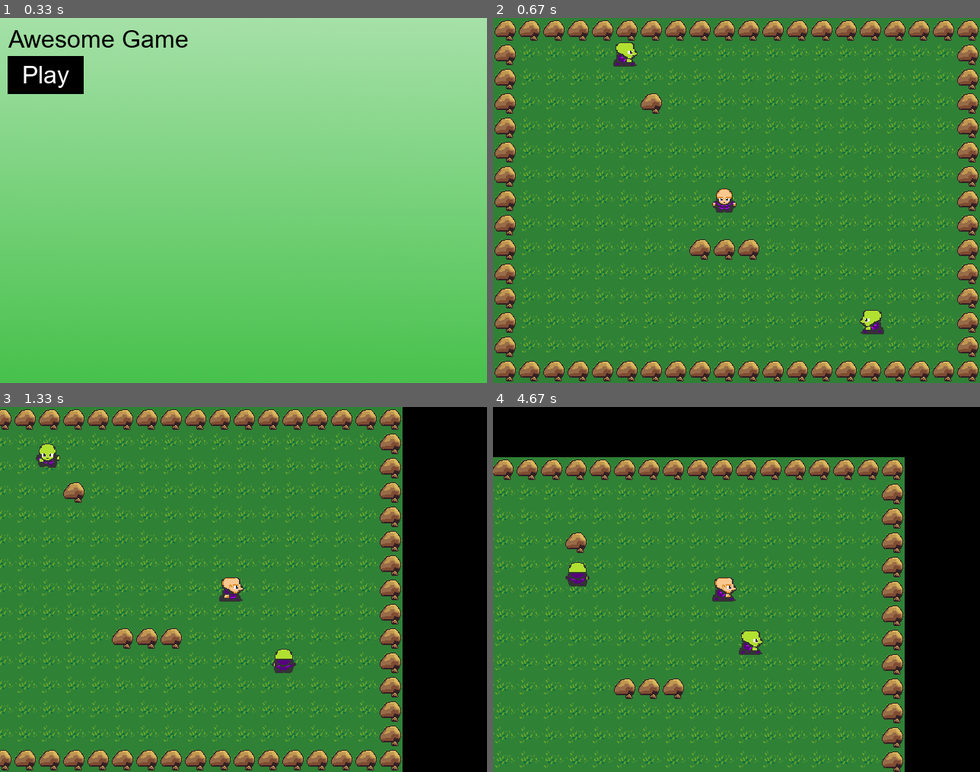
Above: before the commit, frames 1-4 (two rows, left to right).
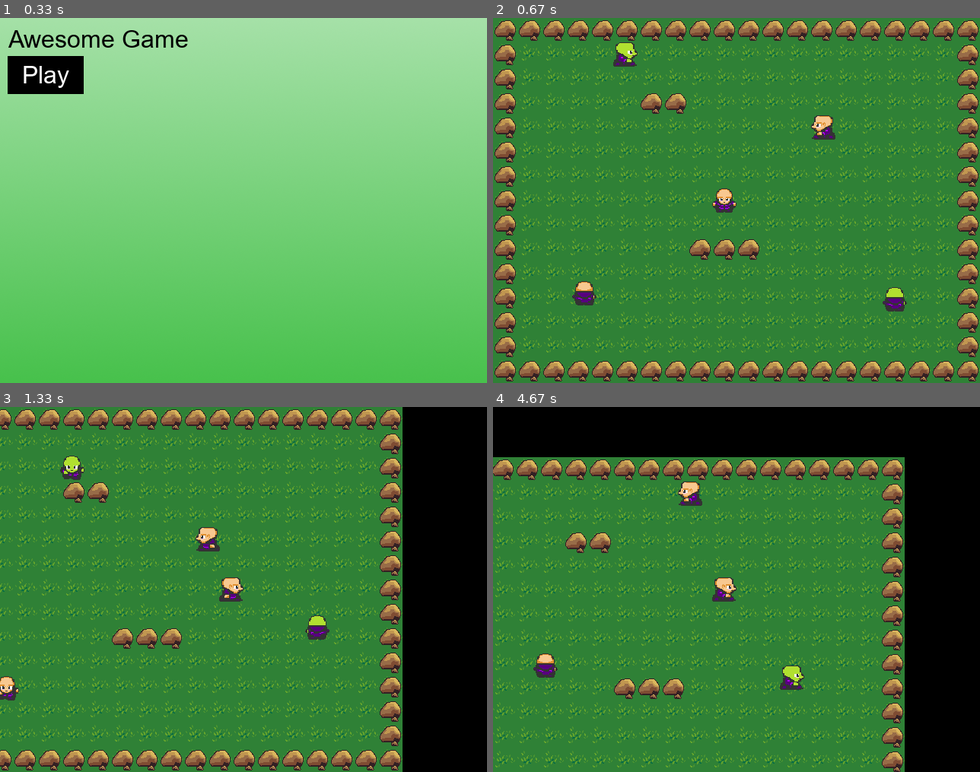
Above: after the commit, the same moments.

Repository: jonrox48/PyGame_Test_RPG
Game: pygame game, started from main.py
Two runs of this game, one before a commit and one after it. Both use one fixed random seed, a clock stepped at 60 frames per second and the inputs below.
Inputs (mouse positions are in pixels of both pictures, inside the frame that each line leads up to):
- Up to frame 1 (0.33 s): no input
- Up to frame 2 (0.67 s): click (536, 76) at 0.38 s
- Up to frame 3 (1.33 s): hold Space 0.67-1.13 s; hold Right 0.67-1.13 s; move the mouse to (224, 604) at 0.7 s; hold Right from 1.17 s (still down)
- Up to frame 4 (4.67 s): release Right at 1.63 s; hold Up 1.67-1.97 s; hold Right 2-2.47 s; hold Left 2.5-3.03 s; hold Down 3.07-3.37 s; tap Space at 3.4 s; hold Left 3.73-4.13 s; hold Up 4.17-4.53 s; hold Right from 4.57 s (still down)

Frame 1 is identical in both runs. In frame 2, 1.2% of the frame differs, in the area x 16-85%, y 20-87%; in frame 3, 1.6%, in the area x 0-68%, y 10-81%; in frame 4, 1.5%.

Commit message:
Added NPC inheritence
Created an NPC inheritance hierarchy

Diff:
--- a/characters.py
+++ b/characters.py
@@ -13,16 +13,20 @@
 import pdb
 import numpy as np
 
+## Purely Parent Class. No loading animations
 class Character(pygame.sprite.Sprite):
     def __init__(self, game, x, y):
+        self.game = game
+
+        self.groups = [self.game.all_sprites]
         ####################################################################
         ########################## CONFIGURATION ###########################
         ####################################################################
         ## Define which game object it is a part ot
-        self.game = game
+
 
         ## Define which groups this sprite should be a part of
-        self.groups = self.game.all_sprites
+        # self.add(self.game.all_sprites)
 
         ## Sprite Dimensions
         self.width = TILE_SIZE
@@ -142,6 +146,7 @@
 
 class Player(Character):
     def __init__(self, game, x, y):
+        ## Inherit from Character class
         super().__init__(game, x, y)
         ####################################################################
         ########################## CONFIGURATION ###########################
@@ -150,10 +155,9 @@
         self._layer = PLAYER_LAYER
         self.speed = PLAYER_SPEED
 
-        self.groups = self.game.all_sprites, self.game.player_group
-
-        ## Initialize inherited pygame Sprite Class
-        pygame.sprite.Sprite.__init__(self, self.groups)
+        ## Define which groups this sprite should be a part of
+        self.groups.append(self.game.player_group)
+        pygame.sprite.Sprite.__init__(self, tuple(self.groups))
 
         ## Sprite Image
         self.spritesheet = self.game.character_spritesheet
@@ -161,19 +165,19 @@
         pixel_y_start = 2
 
         #######################################################################
-        ########################## ANIMATIONS #####################################
+        ########################## ANIMATIONS #################################
         #######################################################################
         self.load_animations(pixel_x_start, pixel_y_start)
 
     def update(self):
-        self.movement()
+        self.events()
         self.animate()
 
         self.rect.x += self.x_change
-        self.collide_non_player_character('x')
+        self.collide_enemies_character('x')
         self.collide_blocks('x')
         self.rect.y += self.y_change
-        self.collide_non_player_character('y')
+        self.collide_enemies_character('y')
         self.collide_blocks('y')
 
         for sprite in self.game.all_sprites:
@@ -183,18 +187,16 @@
         self.x_change = 0
         self.y_change = 0
 
-    def collide_non_player_character(self, direction):
+    def collide_enemies_character(self, direction):
+        hits = pygame.sprite.spritecollide(self, self.game.enemies, False)
         if direction == 'x':
-            hits = pygame.sprite.spritecollide(self, self.game.non_player, False)
             if hits:
                 self.kill()
                 self.game.playing = False
         if direction == 'y':
-            hits = pygame.sprite.spritecollide(self, self.game.non_player, False)
             if hits:
                 self.kill()
                 self.game.playing = False
-
 
     def collide_blocks(self, direction):
         if direction == 'x':
@@ -206,7 +208,6 @@
                 if self.x_change < 0:
                     self.x_change = 0
                     self.rect.x = hits[0].rect.right
-
         if direction == 'y':
             hits = pygame.sprite.spritecollide(self, self.game.blocks, False)
             if hits:
@@ -217,9 +218,9 @@
                     self.y_change = 0
                     self.rect.y = hits[0].rect.bottom
 
-    def movement(self):
+    def events(self):
         keys = pygame.key.get_pressed()
-
+        ## Movement
         if keys[pygame.K_LEFT]:
             self.x_change -= self.speed
             self.facing = 'left'
@@ -233,10 +234,43 @@
             self.y_change += self.speed
             self.facing = 'down'
 
-
-
+        ## For Single button Presses
+        for event in self.game.events_list:
+            if event.type == pygame.KEYDOWN:
+                ## Basic attack
+                if event.key == pygame.K_SPACE:
+                    if self.facing == 'up':
+                        Attack(self.game, self.rect.x, self.rect.y - TILE_SIZE)
+                    if self.facing == 'down':
+                        Attack(self.game, self.rect.x, self.rect.y + TILE_SIZE)
+                    if self.facing == 'left':
+                        Attack(self.game, self.rect.x - TILE_SIZE, self.rect.y)
+                    if self.facing == 'right':
+                        Attack(self.game, self.rect.x + TILE_SIZE, self.rect.y)
+
+
+
+    # def movement(self):
+    #     keys = pygame.key.get_pressed()
+
+    #     if keys[pygame.K_LEFT]:
+    #         self.x_change -= self.speed
+    #         self.facing = 'left'
+    #     if keys[pygame.K_RIGHT]:
+    #         self.x_change += self.speed
+    #         self.facing = 'right'
+    #     if keys[pygame.K_UP]:
+    #         self.y_change -= self.speed
+    #         self.facing = 'up'
+    #     if keys[pygame.K_DOWN]:
+    #         self.y_change += self.speed
+    #         self.facing = 'down'
+
+
+## Purely Parent Class. No loading animations
 class Non_Player(Character):
     def __init__(self, game, x, y):
+        ## Inherit from Character class
         super().__init__(game, x, y)
         ####################################################################
         ########################## CONFIGURATION ###########################
@@ -247,15 +281,12 @@
         self.speed = NON_PLAYER_SPEED
 
         ## Define which groups this sprite should be a part of
-        self.groups = self.game.all_sprites, self.game.non_player
-
-        ## Initialize inherited pygame Sprite Class
-        pygame.sprite.Sprite.__init__(self, self.groups)
-
-        ## Sprite Image
-        self.spritesheet = self.game.non_player_spritesheet
-        pixel_x_start = 3
-        pixel_y_start = 2
+        self.groups.append(self.game.non_player)
+
+        # ## Sprite Image
+        # self.spritesheet = self.game.character_spritesheet
+        # pixel_x_start = 3
+        # pixel_y_start = 2
 
         ## NPC "BRAIN"
         self.command_current = random.choice(['up', 'down', 'left', 'right'])
@@ -263,9 +294,9 @@
         self.command_loop = 0
 
         #######################################################################
-        ########################## ANIMATIONS #####################################
-        #######################################################################
-        self.load_animations(pixel_x_start, pixel_y_start)
+        ########################## ANIMATIONS #################################
+        #######################################################################
+        # self.load_animations(pixel_x_start, pixel_y_start)
 
 
     # Update for all non-player characters
@@ -282,10 +313,8 @@
 
         self.rect.x += self.x_change
         self.collide_blocks('x')
-        # self.collide_player_character('x')
         self.rect.y += self.y_change
         self.collide_blocks('y')
-        # self.collide_player_character('y')
 
         self.x_change = 0
         self.y_change = 0
@@ -305,18 +334,22 @@
             self.y_change += self.speed
             self.facing = 'down'
 
-    # def collide_player_character(self, direction):
-    #     if direction == 'x':
-    #         hits = pygame.sprite.spritecollide(self, self.game.player_group, False)
-    #         if hits:
-    #             if self.x_change > 0:
-    #                 self.rect.x = hits[0].rect.left - self.rect.width
-    #             if self.x_change < 0:
-    #                 self.rect.x = hits[0].rect.right
-    #     if direction == 'y':
-    #         hits = pygame.sprite.spritecollide(self, self.game.player_group, False)
-    #         if hits:
-    #             if self.y_change > 0:
-    #                 self.rect.y = hits[0].rect.top - self.rect.height
-    #             if self.y_change < 0:
-    #                 self.rect.y = hits[0].rect.bottom
+
+class Villager(Non_Player):
+    def __init__(self, game, x, y):
+        ## Inherit from Character class
+        super().__init__(game, x, y)
+        ## Sprite Image
+
+        ## Lowest level group so initialize groups
+        self.groups.append(self.game.villagers)
+        pygame.sprite.Sprite.__init__(self, tuple(self.groups))
+
+        self.spritesheet = self.game.character_spritesheet
+        pixel_x_start = 3
+        pixel_y_start = 2
+
+        #######################################################################
+        ########################## ANIMATIONS #################################
+        #######################################################################
+        self.load_animations(pixel_x_start, pixel_y_start)
--- a/config.py
+++ b/config.py
@@ -32,15 +32,15 @@
     'BBBBBBBBBBBBBBBBBBBB',
     'B...E..............B',
     'B..................B',
-    'B.....B............B',
-    'B..................B',
+    'B.....BB...........B',
+    'B.............N....B',
     'B..................B',
     'B..................B',
     'B........P.........B',
     'B..................B',
     'B.......BBB........B',
     'B..................B',
-    'B..................B',
+    'B...N..............B',
     'B...............E..B',
     'B..................B',
     'BBBBBBBBBBBBBBBBBBBB'
--- a/enemies.py
+++ b/enemies.py
@@ -4,3 +4,33 @@
 
 @author: Huge Mstr
 """
+
+import pygame
+from config import *
+import math
+import random
+from sprites import *
+from characters import *
+
+
+## Purely Parent Class. No loading animations
+class Enemy(Non_Player):
+    def __init__(self, game, x, y):
+        super().__init__(game, x, y)
+
+        ## Initialize inherited pygame Sprite Class
+        self.groups.append(self.game.enemies)
+
+
+
+class Zombie(Enemy):
+    def __init__(self, game, x, y):
+        super().__init__(game, x, y)
+
+        self.groups.append(self.game.zombies)
+        pygame.sprite.Sprite.__init__(self, tuple(self.groups))
+        ## Sprite Image
+        self.spritesheet = self.game.non_player_spritesheet
+        pixel_x_start = 3
+        pixel_y_start = 2
+        self.load_animations(pixel_x_start, pixel_y_start)
--- a/main.py
+++ b/main.py
@@ -9,6 +9,7 @@
 from sprites import *
 from config import *
 from characters import *
+from enemies import *
 import sys
 
 
@@ -19,6 +20,7 @@
         self.clock = pygame.time.Clock()
         self.font = pygame.font.Font('fonts/ARIAL.TTF', 32)
         self.running = True
+        self.events_list = []
 
         self.character_spritesheet = Spritesheet('img/character.png')
         self.terrain_spritesheet = Spritesheet('img/terrain.png')
@@ -35,48 +37,52 @@
                 Ground(self, j, i)
                 if column == "B":
                     Collision_Block(self, j, i)
-                if column == "E":
-                    Non_Player(self, j, i)
-                if column == "P":
+                elif column == "E":
+                    Zombie(self, j, i)
+                elif column == "N":
+                    Villager(self, j, i)
+                elif column == "P":
                     self.player = Player(self, j, i)
 
 
     def new(self):
         # a new game starts
         self.playing = True
+        ## All
+        self.all_sprites = pygame.sprite.LayeredUpdates()
 
-        self.all_sprites = pygame.sprite.LayeredUpdates()
+        ## High level groups
         self.player_group = pygame.sprite.LayeredUpdates()
+        self.non_player = pygame.sprite.LayeredUpdates()
+
+        ## Friendlies
+        self.villagers = pygame.sprite.LayeredUpdates()
+
+        ## Enemies
+        self.enemies = pygame.sprite.LayeredUpdates()
+        self.zombies = pygame.sprite.LayeredUpdates()
+
+        ## Terrain Indestructable
         self.blocks = pygame.sprite.LayeredUpdates()
-        self.non_player = pygame.sprite.LayeredUpdates()
+
+        ## Terrain Destructable
+
+        ## Attacks
         self.attacks = pygame.sprite.LayeredUpdates()
 
         self.createTilemap()
-        x=1
 
     def events(self):
-        for event in pygame.event.get():
+        ## Game Level Actions
+        self.events_list = pygame.event.get()
+        for event in self.events_list:
             if event.type == pygame.QUIT:
                 self.playing = False
                 self.running = False
-            if event.type == pygame.KEYDOWN:
-                if event.key == pygame.K_SPACE:
-                    if self.player.facing == 'up':
-                        Attack(self, self.player.rect.x, self.player.rect.y - TILE_SIZE)
-                    if self.player.facing == 'down':
-                        Attack(self, self.player.rect.x, self.player.rect.y + TILE_SIZE)
-                    if self.player.facing == 'left':
-                        Attack(self, self.player.rect.x - TILE_SIZE, self.player.rect.y)
-                    if self.player.facing == 'right':
-                        Attack(self, self.player.rect.x + TILE_SIZE, self.player.rect.y)
 
+    ## Every Sprite must have an update method
     def update(self):
-        self.player_group.update()
-        self.blocks.update()
-        self.non_player.update()
-        self.attacks.update()
-
-        # self.all_sprites.update()
+        self.all_sprites.update()
 
     def draw(self):
         self.screen.fill(BLACK)
